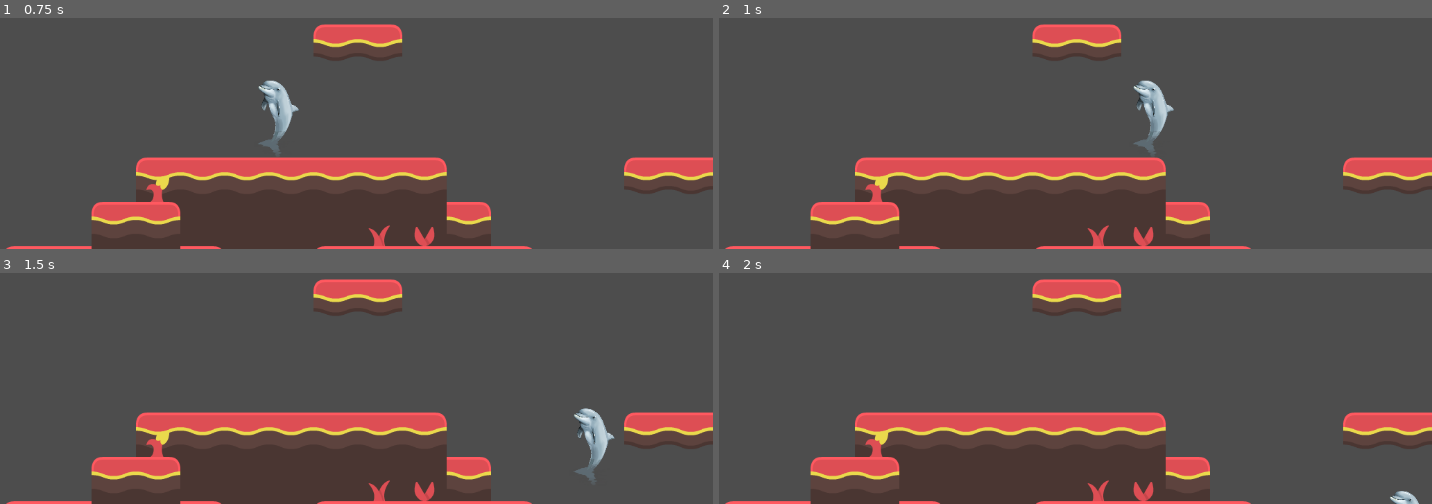
Above: before the commit, frames 1-4 (two rows, left to right).
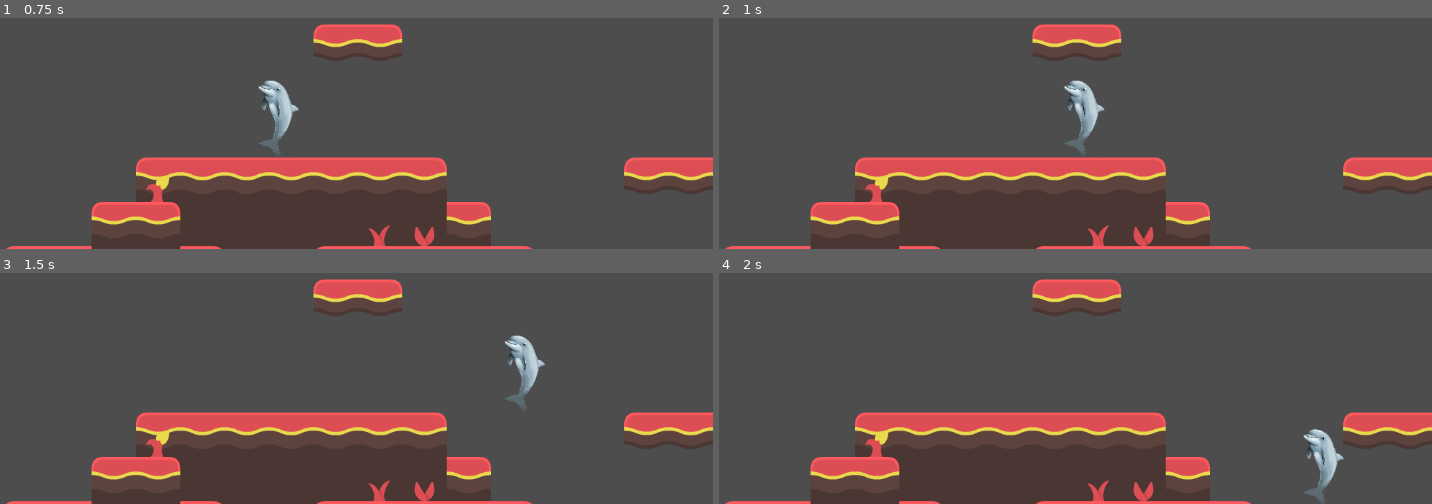
Above: after the commit, the same moments.

Repository: A-vd-E/Eget-spel
Game: Godot game, scene res://scenes/world1.tscn
Two runs of this game, one before a commit and one after it. Both use one fixed random seed, a clock stepped at 60 frames per second and the inputs below.
Inputs:
- Up to frame 1 (0.75 s): tap Enter at 0.5 s; hold D (right) from 0.53 s (still down); tap C (dash) at 0.6 s
- Up to frame 2 (1 s): keep holding D (right); tap Space (jump) at 0.77 s
- Up to frame 3 (1.5 s): keep holding D (right); tap C (dash) at 1.35 s
- Up to frame 4 (2 s): keep holding D (right); tap Space (jump) at 1.52 s

Frame 1 is identical in both runs. In frame 2, 1.6% of the frame differs, in the area x 48-64%, y 26-59%; in frame 3, 1.6%; in frame 4, 1.0%.

Commit message:
Introduced bugs when trying to add comments. This is why you don't document...

Diff:
--- a/scenes/player.tscn
+++ b/scenes/player.tscn
@@ -21,9 +21,10 @@
 position = Vector2(0, -2)
 
 [node name="dash_timer" type="Timer" parent="." unique_id=675862883]
-wait_time = 0.5
+wait_time = 0.2
 
 [node name="dash_again_timer" type="Timer" parent="." unique_id=842854450]
 wait_time = 0.5
 
 [connection signal="timeout" from="dash_timer" to="." method="_on_dash_timer_timeout"]
+[connection signal="timeout" from="dash_again_timer" to="." method="_on_dash_again_timer_timeout"]
--- a/scripts/player-movement.gd
+++ b/scripts/player-movement.gd
@@ -37,9 +37,9 @@
 	else:
 		velocity.x = move_toward(velocity.x, 0, SPEED)
 
-
-# Dashes forward in the direction player is moving,
-# is then placed on cooldown
+# CURRENT BUG!!!
+# The player dashes forward in a straight line, dash is
+# then placed on cooldown.
 func dash():
 	var dash_direction := Input.get_axis("left", "right")
 	dashing = true
@@ -54,5 +54,6 @@
 func _on_dash_timer_timeout() -> void:
 	dashing = false
 
+
 func _on_dash_again_timer_timeout() -> void:
 	can_dash = true
